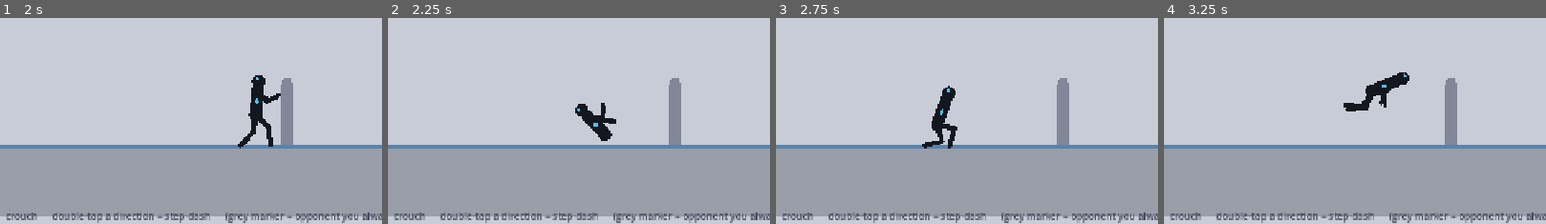
Above: before the commit, frames 1-4 (left to right).
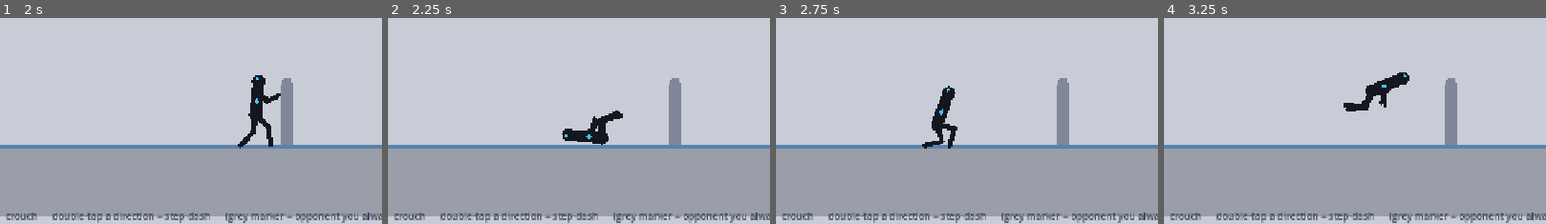
Above: after the commit, the same moments.

Repository: RJL-Marquez/RIVEN
Game: Godot game, scene res://scenes/Arena.tscn
Two runs of this game, one before a commit and one after it. Both use one fixed random seed, a clock stepped at 60 frames per second and the inputs below.
Inputs:
- Up to frame 1 (2 s): tap Enter at 0.5 s; hold D (move_right) from 0.53 s (still down); tap J (attack) at 0.6 s; tap W (jump) at 0.77, 1.52 s; tap L (block) at 1.35 s
- Up to frame 2 (2.25 s): release D (move_right) at 2.03 s; hold A (move_left) from 2.03 s (still down); hold S (crouch) from 2.03 s (still down)
- Up to frame 3 (2.75 s): keep holding A (move_left); keep holding S (crouch)
- Up to frame 4 (3.25 s): release A (move_left) at 2.78 s; release S (crouch) at 2.78 s; hold D (move_right) from 2.78 s (still down); tap K (kick) at 2.85 s; tap W (jump) at 3.02 s
The pictures show only the part of the screen within x 36-86%, y 49-99%; the shares and areas given below are measured in that part.

Frame 1 is identical in both runs. In frame 2, 1.2% of the frame differs, in the area x 45-62%, y 41-62%; in frame 3, less than 0.1%; in frame 4, nothing differs.

Commit message:
Phase 1: keep character size in roll + add tuning guide
- Loosen the roll tuck (legs and torso curl less, pelvis a touch higher) so the
  character keeps its full size through the roll instead of reading as shrunk.
  There is no scale transform on the fighter; the tightness was the cause.
- Add docs/TUNING.md: how to test (F5), the move .tres feel knobs, and the
  fighter_rig.gd pose/angle knobs, so the moves can be tuned by hand.

Co-Authored-By: Claude Opus 4.8 <noreply@anthropic.com>

Diff:
--- a/actors/fighter/fighter_rig.gd
+++ b/actors/fighter/fighter_rig.gd
@@ -102,8 +102,8 @@
 		rotation = _spin
 		var half := ROLL_LEN * 0.5
 		position = Vector2(-half * sin(_spin), -ROLL_LEN * maxf(0.0, -cos(_spin)))
-		bones["pelvis"].position.y = -32.0
-		_curl_legs(tf)
+		bones["pelvis"].position.y = -40.0
+		_curl_legs(tf * 0.55)
 	elif _anim == "airflip":
 		# Airborne somersault about the body center; the tuck eases in to the
 		# middle of the flip and opens back out before landing.
@@ -288,11 +288,11 @@
 			# Curl the head toward the knees, eased in toward the middle of the roll.
 			var tfr := _spin_tuck()
 			return {
-				"torso": 135.0 * tfr,
-				"upper_arm_back": -60.0 * tfr,
-				"lower_arm_back": -120.0 * tfr,
-				"upper_arm_front": -60.0 * tfr,
-				"lower_arm_front": -120.0 * tfr,
+				"torso": 80.0 * tfr,
+				"upper_arm_back": -35.0 * tfr,
+				"lower_arm_back": -70.0 * tfr,
+				"upper_arm_front": -35.0 * tfr,
+				"lower_arm_front": -70.0 * tfr,
 			}
 		_:  # idle — hands-up fighting guard + subtle breathing
 			var br := sin(t * 2.2) * 2.0
Not shown, added: docs/TUNING.md
